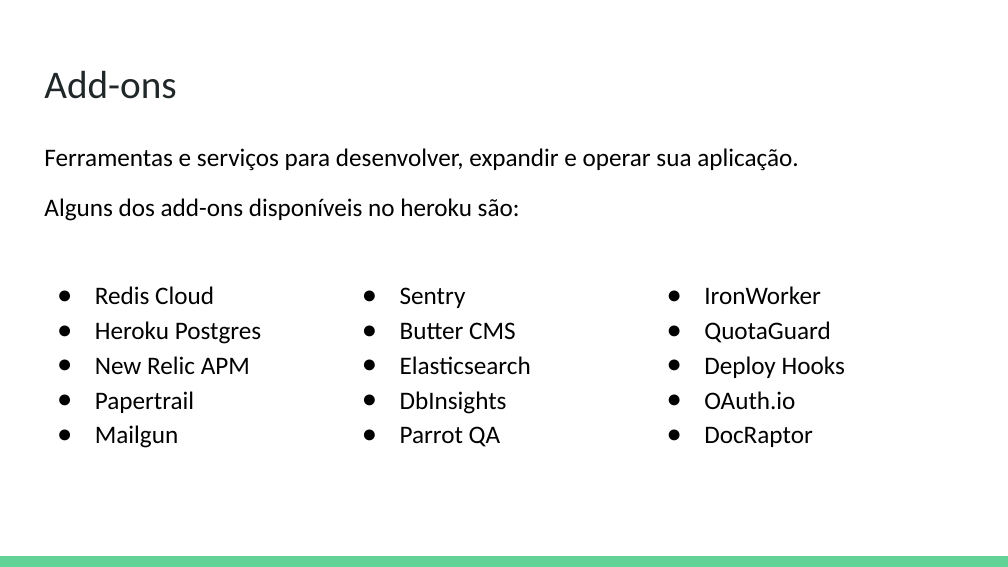
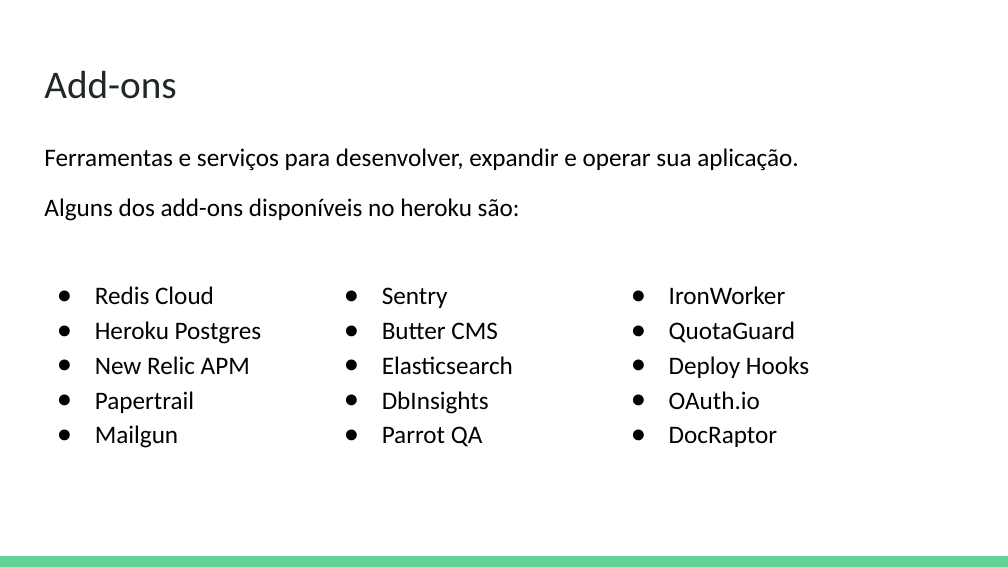
Before and after one commit to rodrigondec/cpnatal2_intro-heroku, a slide deck: slide 11 of O que é Heroku e como utilizá-lo.pptx. Drawn at 1008x567 pixels with LibreOffice and Linux fonts; fonts in the diff are those of the drawing. Boxes give left, top, right and bottom in pixels: in the first picture for what was removed or moved away, otherwise in the second. Text is boxed around its words. In the diff, an @@ line names an element or a change of style, - is before the commit and + after.

```diff
--- a/O que é Heroku e como utilizá-lo.pptx
+++ b/O que é Heroku e como utilizá-lo.pptx
@@ text "Sentry": place and size @@
-text "Sentry" at [400, 287, 531, 447]
+text "Sentry" at [382, 287, 513, 447]
@@ text "IronWorker": place and size @@
-text "IronWorker" at [704, 286, 845, 447]
+text "IronWorker" at [669, 286, 809, 447]
```
Also in this commit, not shown: 4 other slides changed, 1 other file.
